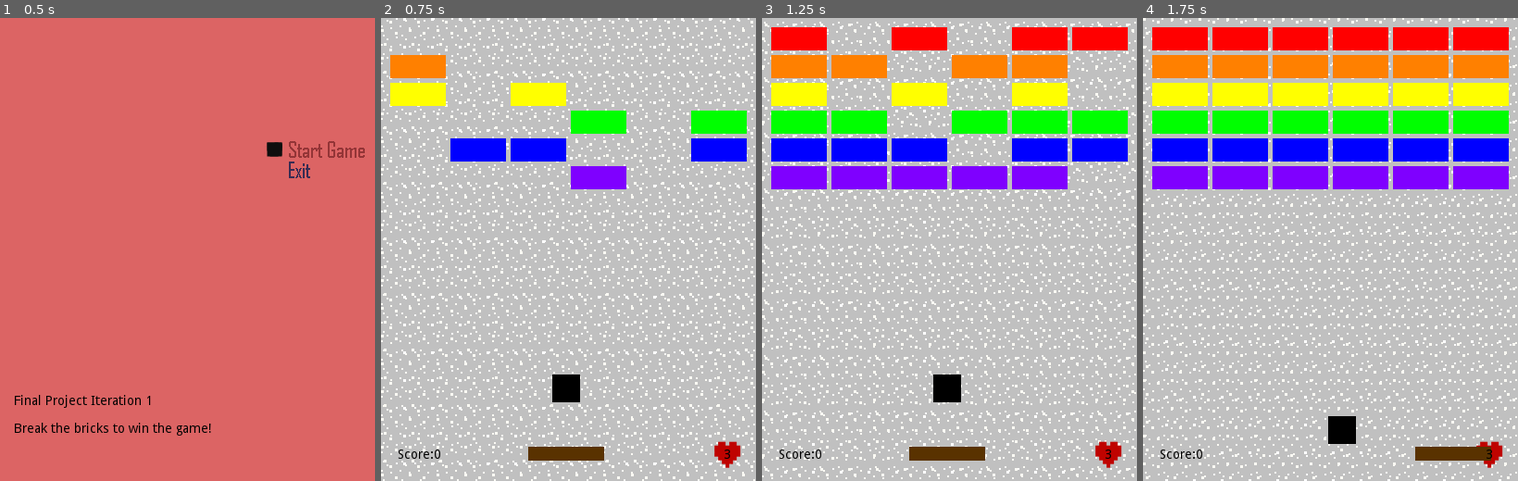
Above: before the commit, frames 1-4 (left to right).
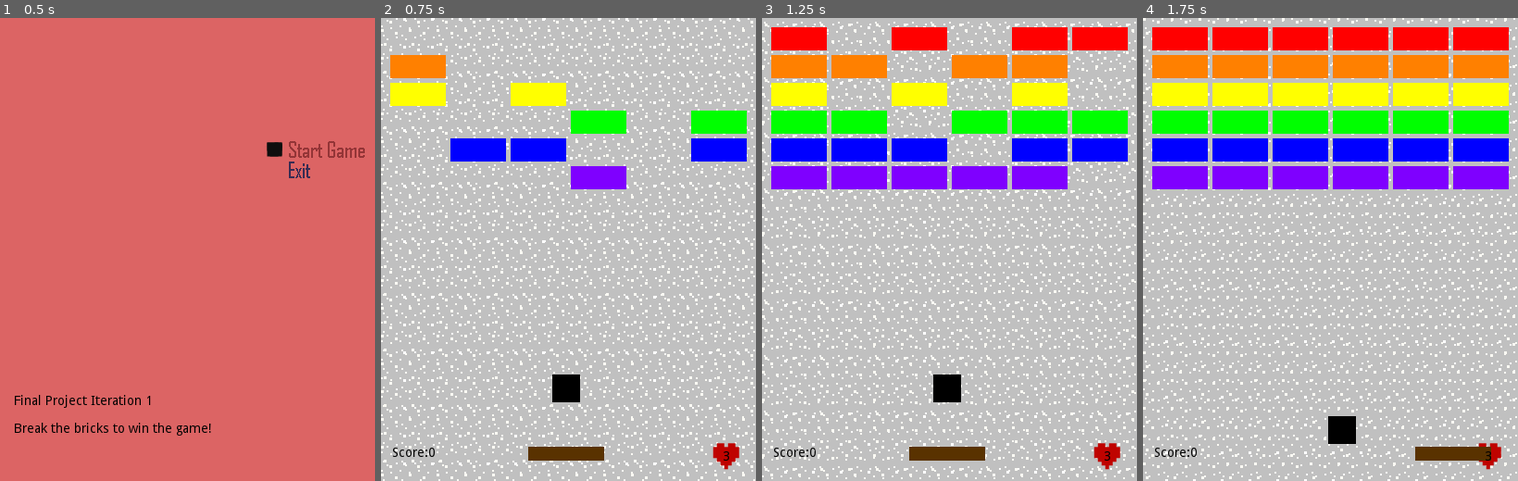
Above: after the commit, the same moments.

Repository: CodyMiner/FP-Breaker-Breaker
Game: Godot game, scene res://src/TitleScreen.tscn
Same seed, same stepped clock (60 frames per second), same inputs: the game is played once before the commit and once after it.
Inputs (mouse positions are in pixels of both pictures, inside the frame that each line leads up to):
- Up to frame 1 (0.5 s): no input
- Up to frame 2 (0.75 s): click (696, 147) at 0.5 s
- Up to frame 3 (1.25 s): no input
- Up to frame 4 (1.75 s): tap Enter (enter) at 1.25 s; hold D (go_right) from 1.28 s (still down); hold Enter (enter) from 1.28 s (still down)

Frame 1 is identical in both runs. In frame 2, 0.3% of the frame differs, in the area x 3-97%, y 91-98%; in frame 3, 0.3%; in frame 4, 0.3%.

Commit message:
Add duplicate powerup and increase life

Diff:
--- a/project/src/Background.gd
+++ b/project/src/Background.gd
@@ -75,6 +75,12 @@
 func power_up(_pow : String):
 	match _pow:
 		"Duplicate":
-			print(_pow)
+			var Ball = ball_res.instance()
+			Ball.linear_velocity = Vector2.ZERO
+			Ball.position = Vector2(200.0, 400.0)
+			call_deferred("add_child", Ball)
+			yield(get_tree().create_timer(1.0), "timeout")
+			Ball.linear_velocity = _BALL_VELOCITY
 		"IncreaseLife":
-			print(_pow)
+			var Background = get_parent()
+			Background.lives =+1
--- a/project/src/Background.tscn
+++ b/project/src/Background.tscn
@@ -10,6 +10,7 @@
 [ext_resource path="res://src/ParallaxLayer.gd" type="Script" id=8]
 [ext_resource path="res://src/ParallaxLayer2.gd" type="Script" id=9]
 [ext_resource path="res://assets/heart.png" type="Texture" id=10]
+[ext_resource path="res://src/LivesLabel.gd" type="Script" id=11]
 
 [sub_resource type="SegmentShape2D" id=1]
 b = Vector2( 0, 500 )
@@ -95,10 +96,10 @@
 text = "TITLE"
 
 [node name="ScoreLabel" parent="." instance=ExtResource( 6 )]
-margin_left = 18.0
-margin_top = 465.0
-margin_right = 339.0
-margin_bottom = 479.0
+margin_left = 11.8371
+margin_top = 462.535
+margin_right = 332.837
+margin_bottom = 476.535
 size_flags_vertical = 6
 custom_colors/font_color = Color( 0, 0, 0, 1 )
 
@@ -106,20 +107,21 @@
 stream = ExtResource( 4 )
 
 [node name="LivesLabel" type="Label" parent="."]
-margin_left = 370.0
-margin_top = 465.0
-margin_right = 379.0
-margin_bottom = 479.0
+margin_left = 350.279
+margin_top = 467.054
+margin_right = 397.279
+margin_bottom = 481.054
 custom_colors/font_color = Color( 0, 0, 0, 1 )
 text = "3"
 align = 1
 valign = 1
+script = ExtResource( 11 )
 __meta__ = {
 "_edit_use_anchors_": false
 }
 
 [node name="Sprite" type="Sprite" parent="LivesLabel"]
-position = Vector2( 4.14435, 6.69473 )
+position = Vector2( 22.7542, 6.28039 )
 z_index = -1
 texture = ExtResource( 10 )
 
--- a/project/src/Ball.gd
+++ b/project/src/Ball.gd
@@ -1,6 +1,7 @@
 extends RigidBody2D
 
 onready var ScoreLabel = $"/root/Background/ScoreLabel"
+onready var LivesLabel = $"/root/Background/LivesLabel"
 
 func _on_Ball_body_exited(_body):
 	var Background = get_parent()
@@ -14,7 +15,7 @@
 			queue_free()
 	elif _body.has_method("gameover"): # Bottom
 		Background.lives -= 1
-		print(Background.lives)
+		LivesLabel.liveslabel =  Background.lives
 		if Background.lives < 1:
 			_body.gameover()
 		else:
--- a/project/src/GameUI.tscn
+++ b/project/src/GameUI.tscn
@@ -4,9 +4,9 @@
 
 [node name="GameUI" type="Label"]
 margin_left = 128.102
-margin_top = 11.9165
+margin_top = 11.362
 margin_right = 175.102
-margin_bottom = 25.9165
+margin_bottom = 25.362
 text = "Score:0"
 script = ExtResource( 1 )
 __meta__ = {
--- a/project/src/LivesLabel.gd
+++ b/project/src/LivesLabel.gd
@@ -0,0 +1,8 @@
+extends Label
+# This script is a singleton to keep track of score between scenes.
+
+var liveslabel = 0 setget set_score
+
+func set_score(value) -> void:
+	liveslabel = value
+	text =  str(liveslabel)
Binary file added: project/assets/PowerUps/IncreaseLife.png
Not shown, changed: project/assets/PowerUps/IncreaseLife.png.import
Renamed: project/assets/duplicate.png -> project/assets/PowerUps/duplicate.png
Not shown, changed: project/assets/PowerUps/duplicate.png.import
Binary file removed: project/assets/ball.png
Not shown: 1 places in project/src/Background.tscn that only renumber resources
